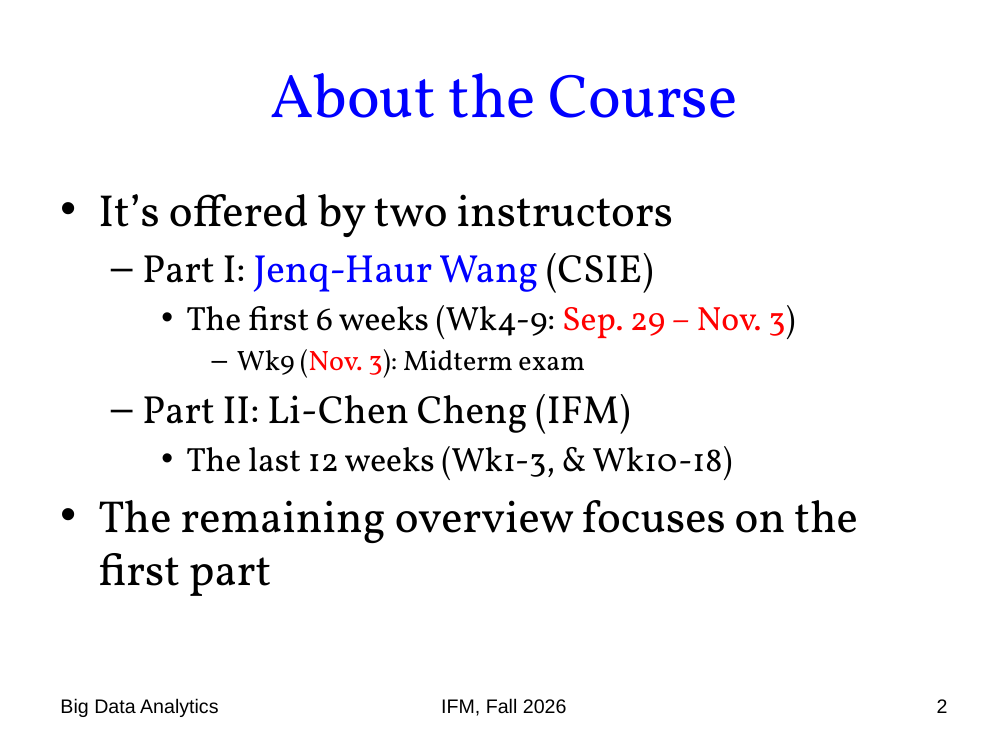
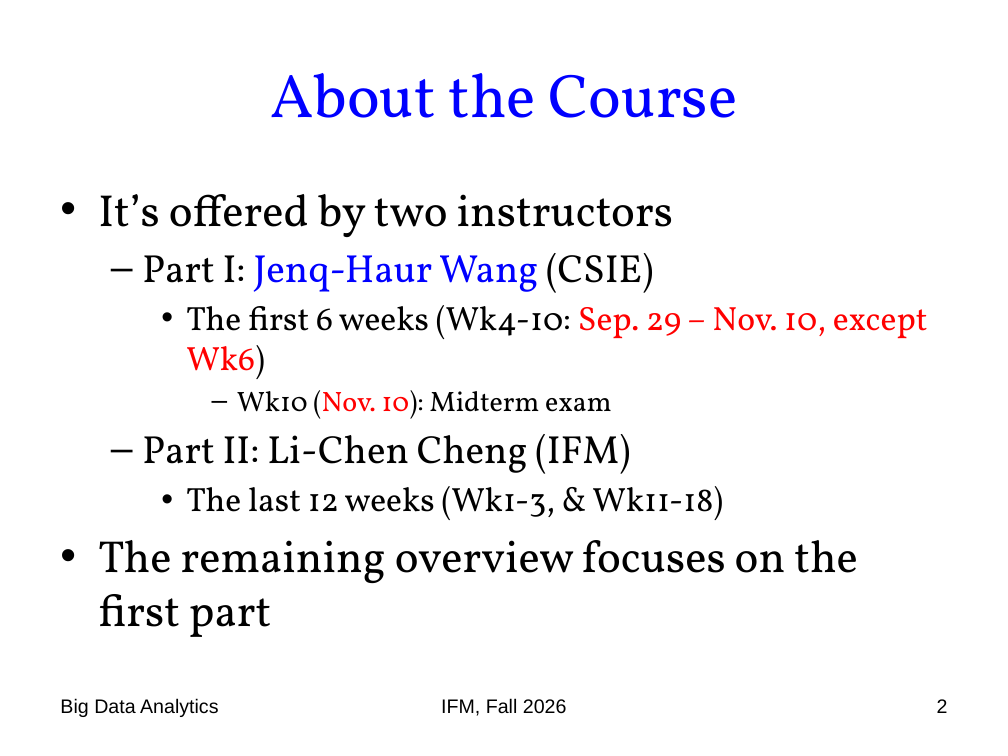
Before and after one commit to chriswjh/chriswjh.github.io, a slide deck: slide 2 of BDA_IFM/00-overview.pptx. Drawn at 1008x756 pixels with LibreOffice and Linux fonts; fonts in the diff are those of the drawing. Boxes give left, top, right and bottom in pixels: in the first picture for what was removed or moved away, otherwise in the second. Text is boxed around its words. In the diff, an @@ line names an element or a change of style, - is before the commit and + after.

```diff
--- a/BDA_IFM/00-overview.pptx
+++ b/BDA_IFM/00-overview.pptx
@@ text at (186,305,928,419): text changed @@
-    • The first 6 weeks (Wk4-9: Sep. 29 – Nov. 3)
-      – Wk9 (Nov. 3): Midterm exam
+    • The first 6 weeks (Wk4-10: Sep. 29 – Nov. 10, except Wk6)
+      – Wk10 (Nov. 10): Midterm exam
@@ text at (186,486,723,520): text changed @@
-    • The last 12 weeks (Wk1-3, & Wk10-18)
+    • The last 12 weeks (Wk1-3, & Wk11-18)
```
Also in this commit, not shown: 1 other slide changed.
